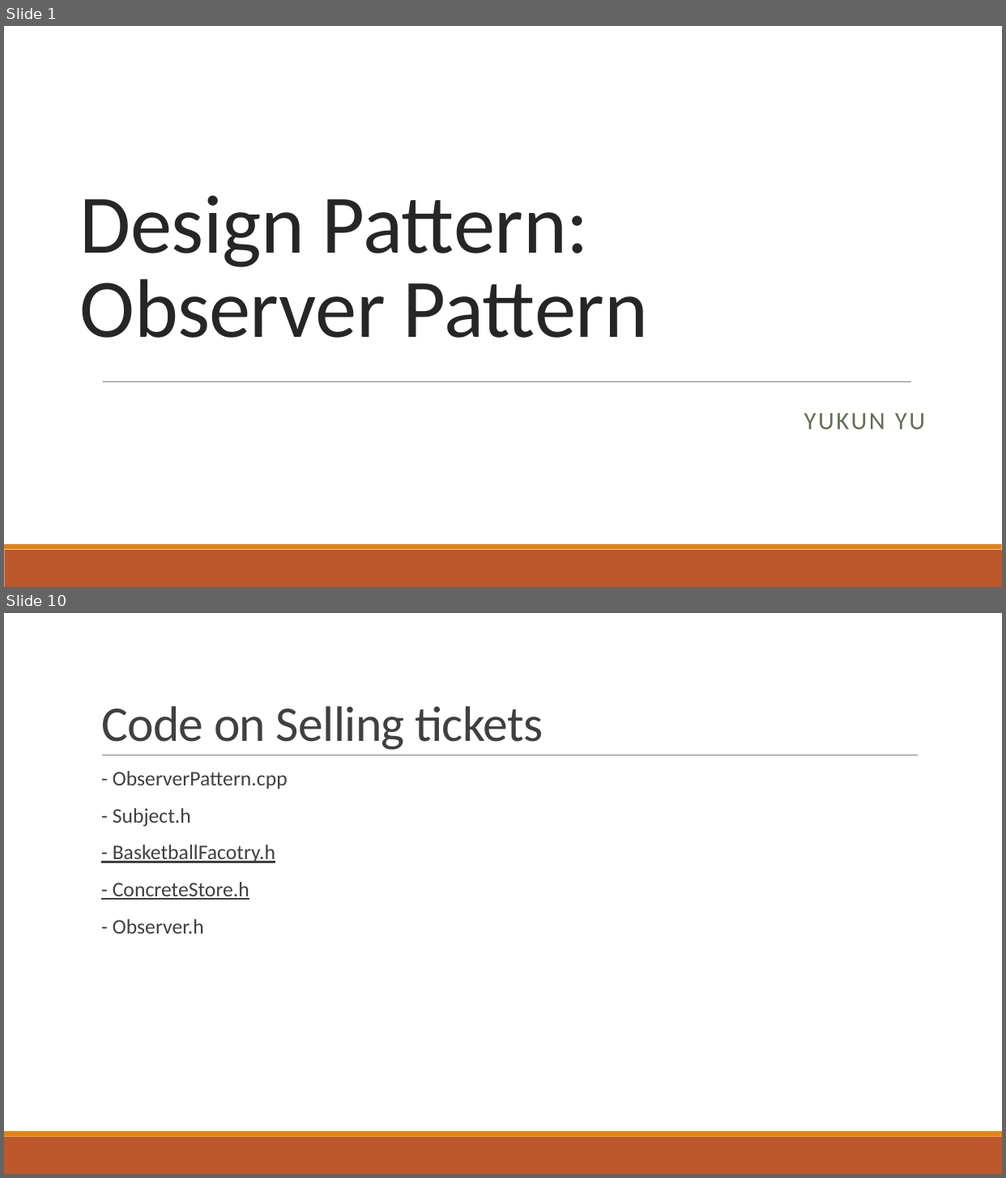
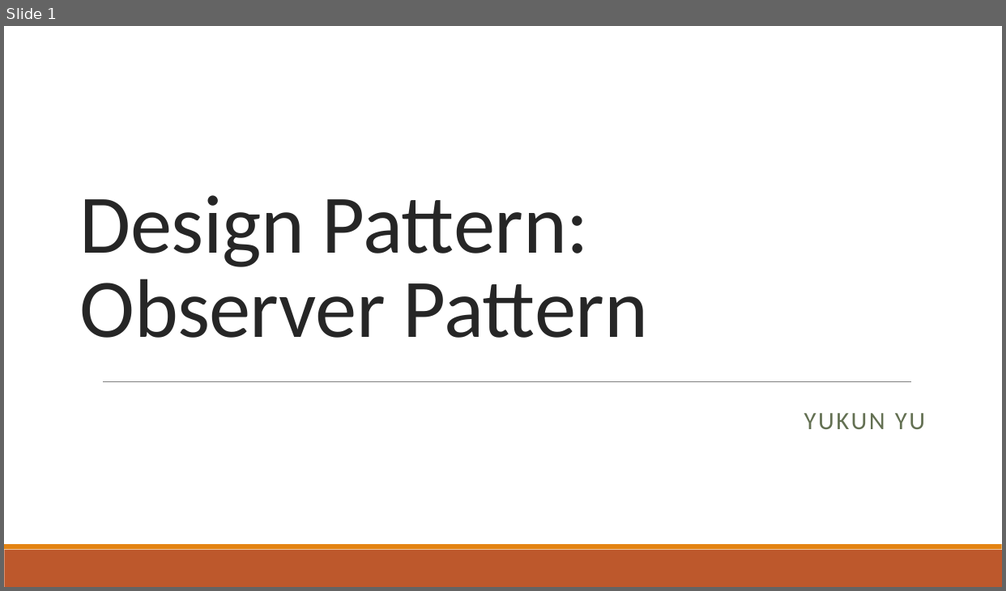
Before and after one commit to yukun093/observerPattern, a slide deck: observerPattern.pptx. Shown one above the other, each under a label of ours: slides 1 and 10 before the commit, slide 1 after it; the slides between them are not shown. The pictures are 1006x1178 and 1006x591 pixels, drawn with LibreOffice and Linux fonts; fonts in the diff are those of the drawing. Boxes give left, top, right and bottom in pixels: in the first picture for what was removed or moved away, otherwise in the second. Text is boxed around its words. In the diff, an @@ line names an element or a change of style, - is before the commit and + after.

```diff
--- a/observerPattern.pptx
+++ b/observerPattern.pptx
@@ slide 10 removed at box(4, 613, 1002, 1174), background #FFFFFF; not listed: 2 template elements that a slide beside it also shows @@
@@ title removed at box(101, 706, 543, 750) @@
-Code on Selling tickets
@@ line removed from (102, 756) to (918, 756) @@
@@ text removed at box(113, 771, 288, 934) @@
-  - ObserverPattern.cpp
-  - Subject.h
-  - BasketballFacotry.h
-  - ConcreteStore.h
-  - Observer.h
```
Also in this commit, not shown: 9 slides changed, 9 slides added, 1 other slide removed.
